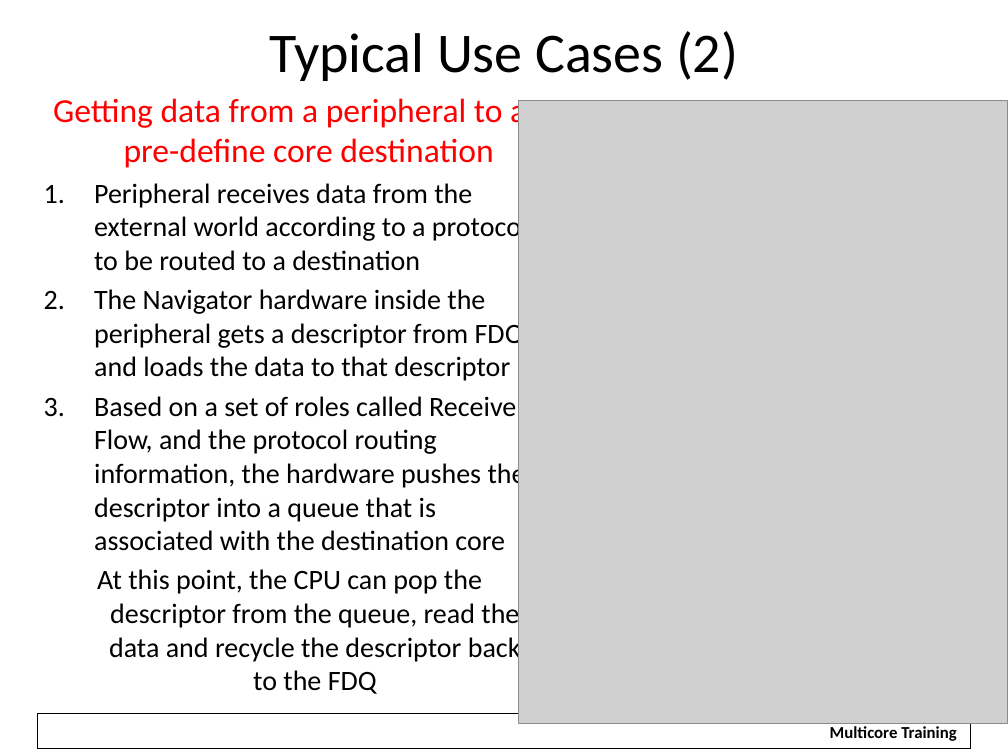
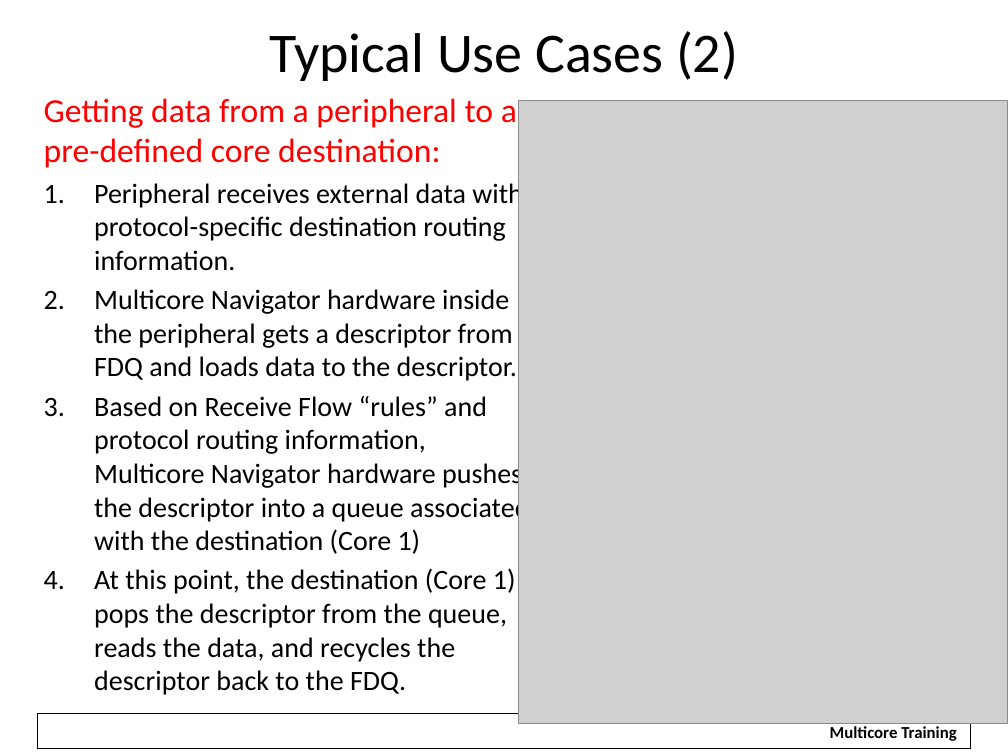
Before and after one commit to hari1989/keystone-workshop, a slide deck: slide 8 of slides/KeyStone Multicore Navigator.pptx (slide 7 before the commit). Drawn at 1008x756 pixels with LibreOffice and Linux fonts; fonts in the diff are those of the drawing; grey boxes stand for pictures; background and template pictures are left out. Boxes give left, top, right and bottom in pixels: in the first picture for what was removed or moved away, otherwise in the second. Text is boxed around its words. In the diff, an @@ line names an element or a change of style, - is before the commit and + after.

```diff
--- a/slides/KeyStone Multicore Navigator.pptx
+++ b/slides/KeyStone Multicore Navigator.pptx
@@ text at [44, 98, 529, 695]: text changed @@
-Getting data from a peripheral to a pre-define core destination
-1. Peripheral receives data from the external world according to a protocol to be routed to a destination
-2. The Navigator hardware inside the peripheral gets a descriptor from FDQ and loads the data to that descriptor
-3. Based on a set of roles called Receive Flow, and the protocol routing information, the hardware pushes the descriptor into a queue that is associated with the destination core
-At this point, the CPU can pop the descriptor from the queue, read the data and recycle the descriptor back to the FDQ
+Getting data from a peripheral to a pre-defined core destination:
+1. Peripheral receives external data with protocol-specific destination routing information.
+2. Multicore Navigator hardware inside the peripheral gets a descriptor from FDQ and loads data to the descriptor.
+3. Based on Receive Flow “rules” and protocol routing information, Multicore Navigator hardware pushes the descriptor into a queue associated with the destination (Core 1)
+4. At this point, the destination (Core 1) pops the descriptor from the queue, reads the data, and recycles the descriptor back to the FDQ.
```
Also in this commit, not shown: 46 other slides changed, 1 slide added, 2 other files.
